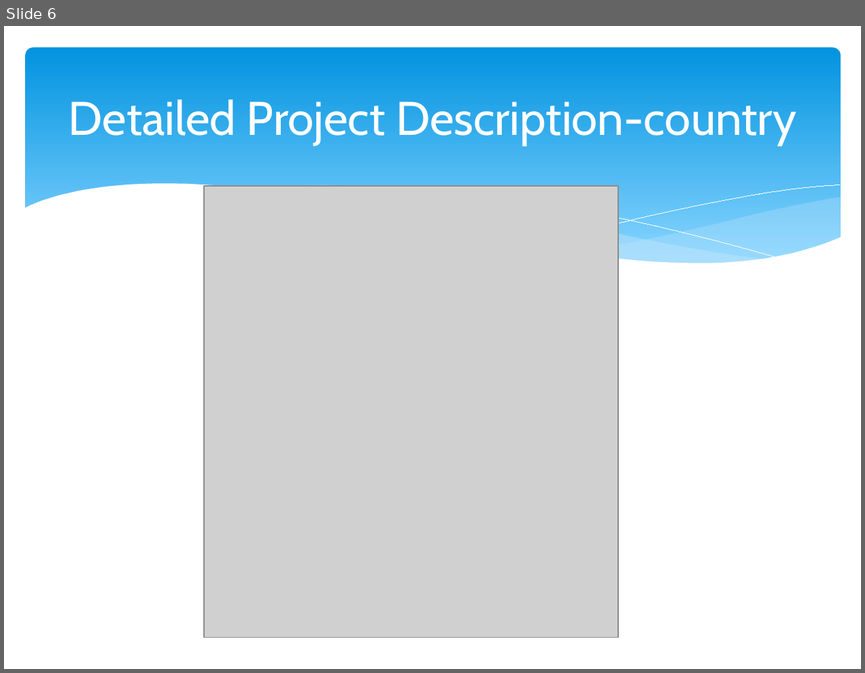
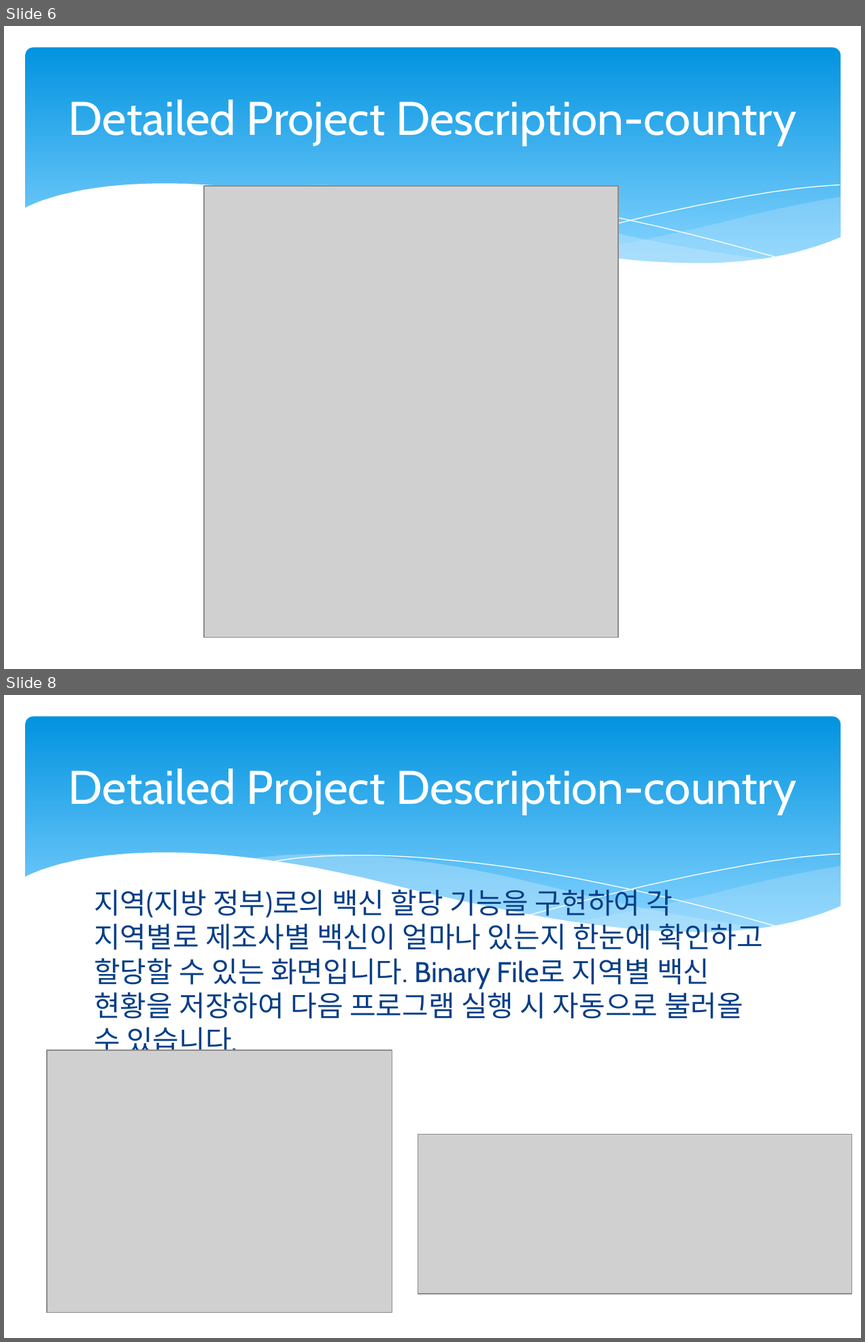
Before and after one commit to hankn01/VaccineCMSJavaSwing, a slide deck: team1Presentation.pptx. Shown one above the other, each under a label of ours: slide 6 before the commit, slides 6 and 8 after it; the slides between them are not shown. The pictures are 865x673 and 865x1342 pixels, drawn with LibreOffice and Linux fonts; fonts in the diff are those of the drawing; grey boxes stand for pictures. Boxes give left, top, right and bottom in pixels: in the first picture for what was removed or moved away, otherwise in the second. Text is boxed around its words. In the diff, an @@ line names an element or a change of style, - is before the commit and + after.

```diff
--- a/team1Presentation.pptx
+++ b/team1Presentation.pptx
@@ slide 8 added at (4, 695, 861, 1338), background #FFFFFF; not listed: 6 template elements that a slide beside it also shows @@
@@ title added at (69, 768, 796, 815), 39.6 pt, text #FFFFFF @@
+Detailed Project Description-country
@@ text added at (94, 885, 764, 1057), 24 pt, text #073E87 @@
+지역(지방 정부)로의 백신 할당 기능을 구현하여 각 지역별로 제조사별 백신이 얼마나 있는지 한눈에 확인하고 할당할 수 있는 화면입니다. Binary File로 지역별 백신 현황을 저장하여 다음 프로그램 실행 시 자동으로 불러올 수 있습니다.
@@ picture added at (47, 1050, 392, 1312) @@
@@ picture added at (418, 1134, 851, 1293) @@
@@ slide 6 changed as well @@
@@ rounded rectangle at (26, 48, 840, 279): fill gradient #0293E0 to #83D3FE to gradient #0293E0 to #81D2FE @@
@@ freeform shape at (529, 184, 839, 246): outline #FFFFFF 0 pt to #FFFFFF 0.75 pt @@
```
Also in this commit, not shown: 16 other slides changed.
